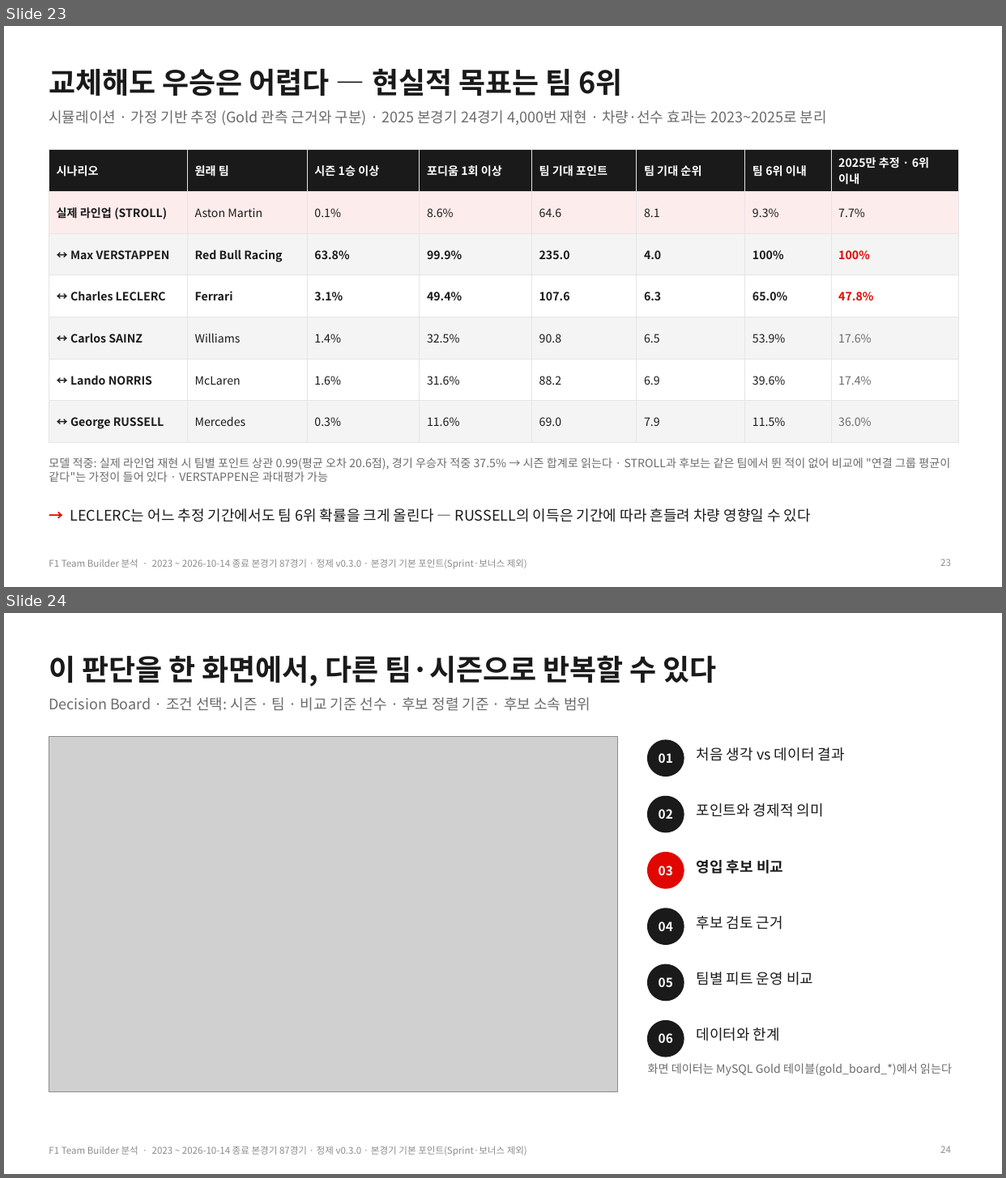
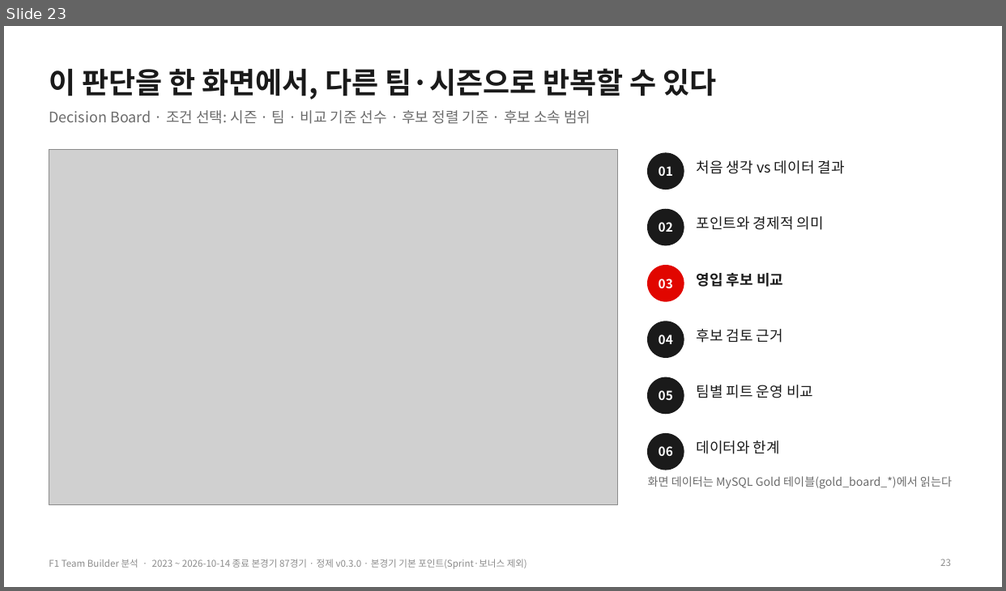
Before and after one commit to encore-ai-campus/mlo-02-p2-team1, a slide deck: docs/F1_TeamBuilder_발표자료.pptx. Shown one above the other, each under a label of ours: slides 23 and 24 before the commit, slide 23 after it. The pictures are 1006x1178 and 1006x591 pixels, drawn with LibreOffice and Linux fonts; fonts in the diff are those of the drawing; grey boxes stand for pictures. Boxes give left, top, right and bottom in pixels: in the first picture for what was removed or moved away, otherwise in the second. Text is boxed around its words. In the diff, an @@ line names an element or a change of style, - is before the commit and + after.

```diff
--- a/docs/F1_TeamBuilder_발표자료.pptx
+++ b/docs/F1_TeamBuilder_발표자료.pptx
@@ slide 23 removed at (4, 26, 1002, 587), background #FFFFFF; not listed: 1 template element that a slide beside it also shows @@
@@ title removed at (49, 68, 623, 96) @@
-교체해도 우승은 어렵다 — 현실적 목표는 팀 6위
@@ text removed at (49, 110, 827, 126) @@
-시뮬레이션 · 가정 기반 추정 (Gold 관측 근거와 구분) · 2025 본경기 24경기 4,000번 재현 · 차량·선수 효과는 2023~2025로 분리
@@ table removed at (49, 149, 958, 433), 7 rows, 8 columns @@
-시나리오 | 원래 팀 | 시즌 1승 이상 | 포디움 1회 이상 | 팀 기대 포인트 | 팀 기대 순위 | 팀 6위 이내 | 2025만 추정 · 6위 이내
-실제 라인업 (STROLL) | Aston Martin | 0.1% | 8.6% | 64.6 | 8.1 | 9.3% | 7.7%
-↔ Max VERSTAPPEN | Red Bull Racing | 63.8% | 99.9% | 235.0 | 4.0 | 100% | 100%
-↔ Charles LECLERC | Ferrari | 3.1% | 49.4% | 107.6 | 6.3 | 65.0% | 47.8%
-↔ Carlos SAINZ | Williams | 1.4% | 32.5% | 90.8 | 6.5 | 53.9% | 17.6%
-↔ Lando NORRIS | McLaren | 1.6% | 31.6% | 88.2 | 6.9 | 39.6% | 17.4%
-↔ George RUSSELL | Mercedes | 0.3% | 11.6% | 69.0 | 7.9 | 11.5% | 36.0%
@@ text removed at (49, 458, 950, 482) @@
-모델 적중: 실제 라인업 재현 시 팀별 포인트 상관 0.99(평균 오차 20.6점), 경기 우승자 적중 37.5% → 시즌 합계로 읽는다 · STROLL과 후보는 같은 팀에서 뛴 적이 없어 비교에 "연결 그룹 평균이 같다"는 가정이 들어 있다 · VERSTAPPEN은 과대평가 가능
@@ text removed at (70, 509, 811, 523) @@
-→ LECLERC는 어느 추정 기간에서도 팀 6위 확률을 크게 올린다 — RUSSELL의 이득은 기간에 따라 흔들려 차량 영향일 수 있다
@@ page number removed at (940, 559, 951, 566) @@
-23
@@ what was slide 24 is now slide 23 @@
@@ page number at (940, 559, 951, 566): text changed @@
-24
+23
```
Also in this commit, not shown: 6 slides changed, 4 other files.
